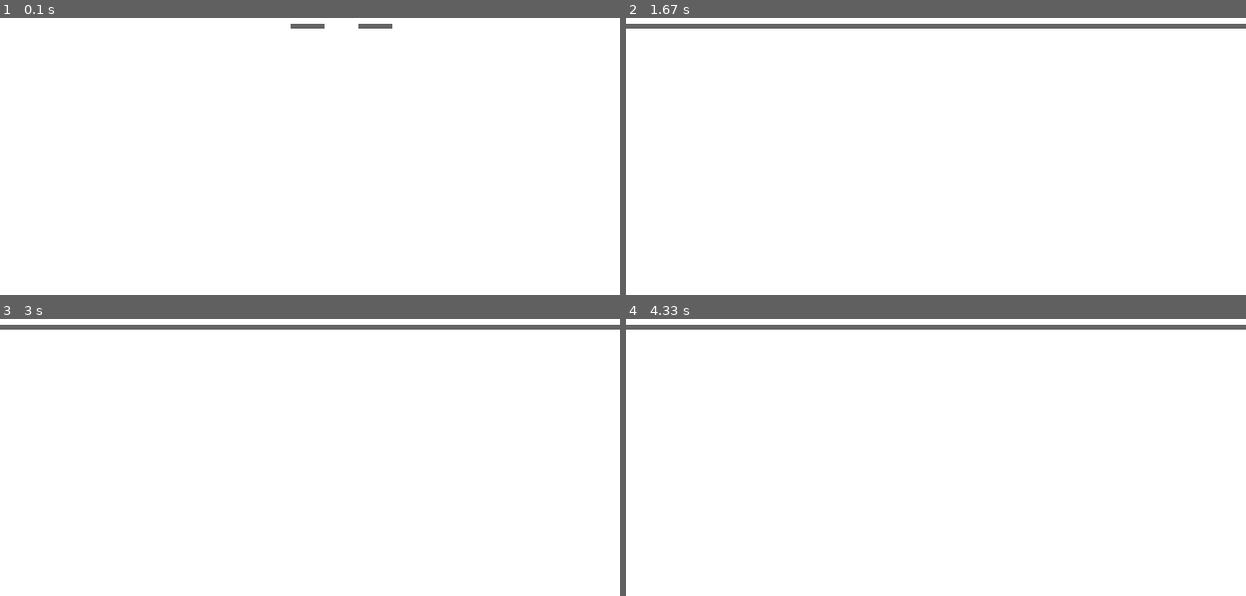
Above: before the commit, frames 1-4 (two rows, left to right).
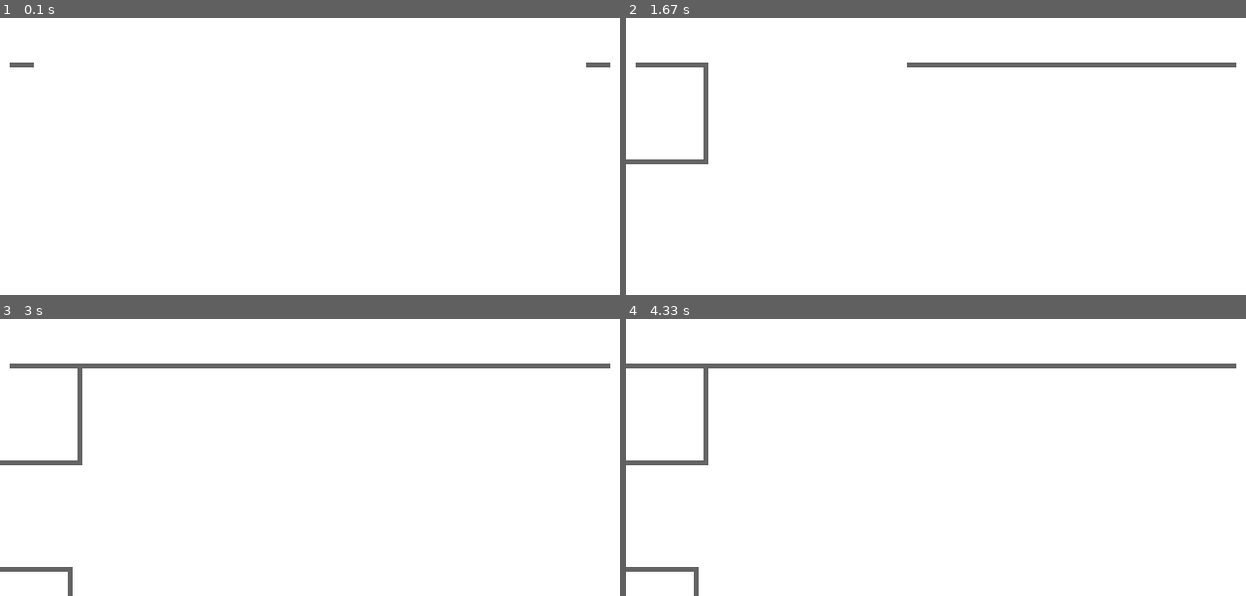
Above: after the commit, the same moments.

Repository: matgrioni/Tron
Game: pygame game, started from src/main.py
Two runs of this game, one before a commit and one after it. Both use one fixed random seed, a clock stepped at 60 frames per second and the inputs below. The source is Python 2; it was converted automatically to run under Python 3.
Inputs (mouse positions are in pixels of both pictures, inside the frame that each line leads up to):
- Up to frame 1 (0.1 s): no input
- Up to frame 2 (1.67 s): hold Right 0.33-0.8 s; move the mouse to (911, 81) at 0.37 s; hold Right 0.83-1.3 s; hold Left from 1.33 s (still down)
- Up to frame 3 (3 s): release Left at 1.87 s; hold Left 1.9-2.3 s; hold Right 2.33-2.97 s
- Up to frame 4 (4.33 s): no input

The runs differ from the first frame. In frame 1, 0.3% of the frame differs, in the area x 1-99%, y 2-18%; in frame 2, 3.4%; in frame 3, 4.2%; in frame 4, 4.2%, in the area x 0-100%, y 2-100%.

Commit message:
Removed extraneous files

Diff:
--- a/src/LineRider.py
+++ b/src/LineRider.py
@@ -17,8 +17,8 @@
 # the each value is the scalar for movement in the
 # corresponding direction. Therefore TOP=(dx,dy)=(0,1)
 class Direction(object):
-    TOP = (0, 1)
-    BOTTOM = (0, -1)
+    TOP = (0, -1)
+    BOTTOM = (0, 1)
     RIGHT = (1, 0)
     LEFT = (-1, 0)
 
@@ -57,3 +57,27 @@
     def draw(self, screen):
         for b in self.blocks:
             pygame.draw.rect(screen, self.color, b, 0)
+
+    # Turns this LineRider left assuming the forward direction
+    # is the current direction of the LineRider.
+    def turnLeft(self):
+        if self.direction == Direction.TOP:
+            self.direction = Direction.LEFT
+        elif self.direction == Direction.BOTTOM:
+            self.direction = Direction.RIGHT
+        elif self.direction == Direction.RIGHT:
+            self.direction = Direction.TOP
+        elif self.direction == Direction.LEFT:
+            self.direction = Direction.BOTTOM
+
+    # Turns the LineRider right assuming we are facing the
+    # current direction.
+    def turnRight(self):
+        if self.direction == Direction.TOP:
+            self.direction = Direction.RIGHT
+        elif self.direction == Direction.BOTTOM:
+            self.direction = Direction.LEFT
+        elif self.direction == Direction.RIGHT:
+            self.direction = Direction.BOTTOM
+        elif self.direction == Direction.LEFT:
+            self.direction = Direction.TOP
--- a/src/PygameHelper.py
+++ b/src/PygameHelper.py
@@ -25,7 +25,7 @@
 from pygame.locals import *
 
 class PygameHelper(object):
-    def __init__(self, size=(640, 320), fill=(255, 255, 255)):
+    def __init__(self, size=(640, 480), fill=(255, 255, 255)):
         pygame.init()
 
         # Create the screen based on the parameters
@@ -52,9 +52,17 @@
     # is the event type, and the second entry is the key code.
     # The key code for KEYUP or KEYDOWN is event.key, for
     # MOUSEBUTTONUP or MOUSEBUTTONDOWN its event.button, for
-    # MOUSEMOTION its event.buttons. For a callback to be defined
-    # only for the event type, the event param should only be
-    # (type, None). The callback should be function parameter
+    # MOUSEMOTION its event.buttons.
+    #
+    # For a callback to be defined only for the event type, the
+    # event param should only be (type, None). A callback can be
+    # defined for multiple events too. For example, (KEYDOWN,
+    # (K_ESCAPE, K_UP)), will fire on KEYDOWN for the escape key
+    # and up arrow. If an event matches multiple callbacks the
+    # priority is single qualifier,  multiple qualifiers, general
+    # type.
+    #
+    # Lastly, the callback should have a function parameter
     # for an event.
     def addEventCallback(self, event, callback):
         self.eventCallbacks[event] = callback
@@ -75,6 +83,7 @@
     # To control event handlers use the callback access methods.
     def _handleEvents(self):
         for e in pygame.event.get():
+            # Determine the necessary event information.
             if e.type == KEYUP or e.type == KEYDOWN:
                 info = (e.type, e.key)
             elif e.type == MOUSEBUTTONDOWN or e.type == MOUSEBUTTONUP:
@@ -86,6 +95,12 @@
                 # no error is thrown.
                 info = (None, None)
 
+            # The progression of checks for the event is first
+            # for the general event, then for events with
+            # multiple qualifiers, then for a specific event
+            # with one type and one qualifier.
+
+            # Check specifics first.
             if info in self.eventCallbacks:
                 callback = self.eventCallbacks[info]
                 callback(e)
@@ -95,6 +110,14 @@
             if (e.type, None) in self.eventCallbacks:
                 callback = self.eventCallbacks[info]
                 callback(e)
+
+            # Then check for a callback linked to multiple events
+            # such as (KEYDOWN, (K_ESCAPE, K_UP))
+            for (key, _) in self.eventCallbacks.iteritems():
+                if type(key[1]) is tuple:
+                    if info[0] == key[0] and info[1] in key[1]:
+                        callback = self.eventCallbacks[key]
+                        callback(e)
 
     # Update the game state after one loop iteration. This helper class
     # does not implement this but a class that does implements the game
--- a/src/main.py
+++ b/src/main.py
@@ -17,13 +17,17 @@
     def __init__(self, size=(640, 480)):
         super(Game, self).__init__(size)
 
-        self.p1 = LineRider(300, 200, Direction.RIGHT)
-        self.p2 = LineRider(400, 200, Direction.LEFT)
+        self.turning = False
+
+        self.p1 = LineRider(10, 240, Direction.RIGHT)
+        self.p2 = LineRider(625, 240, Direction.LEFT)
 
         # Add the necessary callbacks for the movement
         # of the players.
-        #self.addEventCallback((KEYDOWN, K_RIGHT), self._p1TurnRight())
-        #self.addEventCallback((KEYDOWN, K_LEFT), self._p1TurnLeft())
+        self.addEventCallback((KEYDOWN, (K_RIGHT, K_LEFT)), self._dirKeydown)
+        self.addEventCallback((KEYUP, (K_RIGHT, K_LEFT)), self._dirKeyup)
+        self.addEventCallback((KEYDOWN, K_RIGHT), self._p1TurnRight)
+        self.addEventCallback((KEYDOWN, K_LEFT), self._p1TurnLeft)
 
     # Simply move each player along as needed
     def update(self):
@@ -35,18 +39,32 @@
         self.p2.draw(self.screen)
 
     def _p1TurnRight(self, event):
-        pass
+        if not self.turning:
+            self.p1.turnRight()
 
     def _p1TurnLeft(self, event):
-        pass
+        if not self.turning:
+            self.p1.turnLeft()
 
     def _p2TurnRight(self, event):
-        pass
+        if not self.turning:
+            self.p2.turnRight()
 
     def _p2TurnLeft(self, event):
-        pass
+        if not self.turning:
+            self.p2.turnRight()
+
+    # These methods are called when a key to turn the line
+    # riders are moved, so that we can keep track of each
+    # event as it happens. This way the riders don't turn
+    # more than once per keypress.
+    def _dirKeydown(self, event):
+        self.turning = True
+
+    def _dirKeyup(self, event):
+        self.turning = False
 
 # If this is the main program, run the game at 60 fps
 if __name__ == "__main__":
     g = Game()
-    g.execute(60)
+    g.execute(40)
Not shown, changed: src/.LineRider.py.swp
Not shown, changed: src/.PygameHelper.py.swp
Not shown, changed: src/.main.py.swp
Not shown, removed: src/LineRider.pyc
Not shown, removed: src/PygameHelper.pyc
